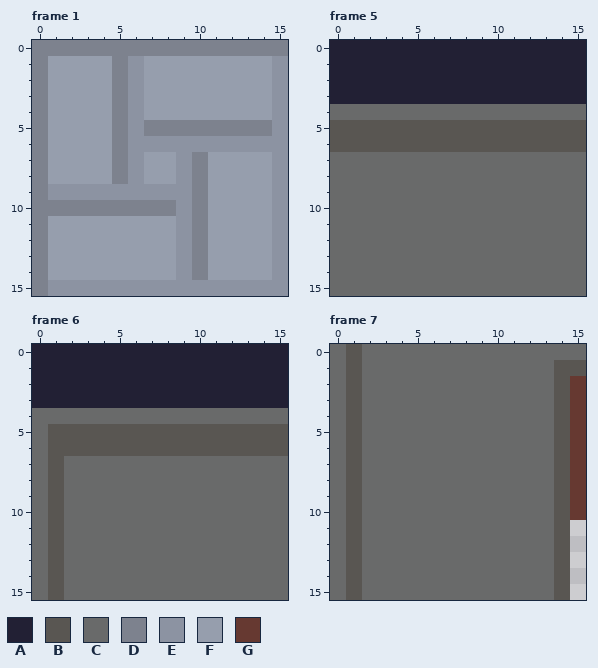
Pixel-art file, stored at art/tilemap.aseprite. The first picture shows the starting point.
16x16 pixels, 15 frames. Colours within 5 levels of each other are drawn and written as one. Shown: frame 1, frame 5, frame 6, frame 7. The commit also changed other frames, which this record leaves out.
Palette (. is transparent): A #222034  B #595652  C #696a6a  D #7d828e  E #8c93a2  F #969ead  G #663931
After the commit:
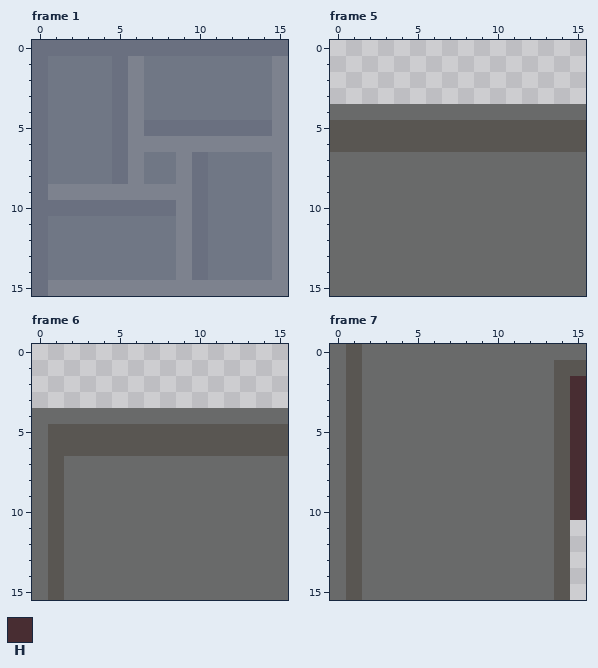
Colours new in this view: H #482d32
What changed:
colour D: #7d828e -> #6a7080
colour E: #8c93a2 -> #7d828e
colour F: #969ead -> #707785
Frame 5:
y 0..3: x 0..15 AAAAAAAAAAAAAAAA -> ................
Frame 6: the same change as frame 5
Frame 7:
y 2..10: x 15 G -> H
Pixel boxes of the changes (left, top, right, bottom) in both pictures:
changed: (32, 40, 288, 296)
erased: (330, 40, 586, 104)
erased: (32, 344, 288, 408)
changed: (570, 376, 586, 520)
